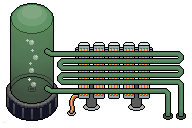
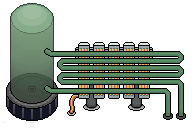
Layers edited between the first and the second 192px x 128px image:
hid "1 bubble copy" over [left=26, top=39, right=38, bottom=87]
painted on "heat_base" over [left=85, top=99, right=143, bottom=109]
"tank green": opacity 100% → 76%, painted on it over [left=10, top=3, right=54, bottom=104]
painted on "tankScaffolding" over [left=7, top=73, right=57, bottom=109]
